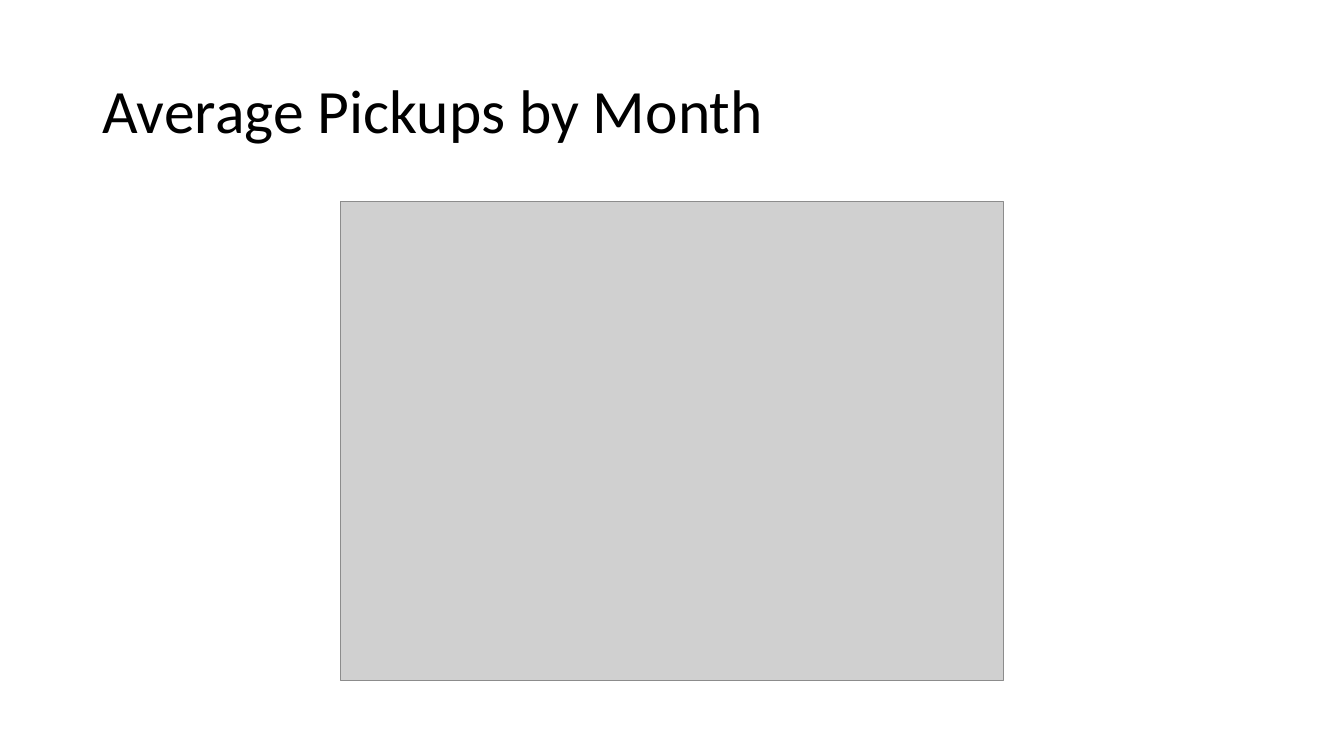
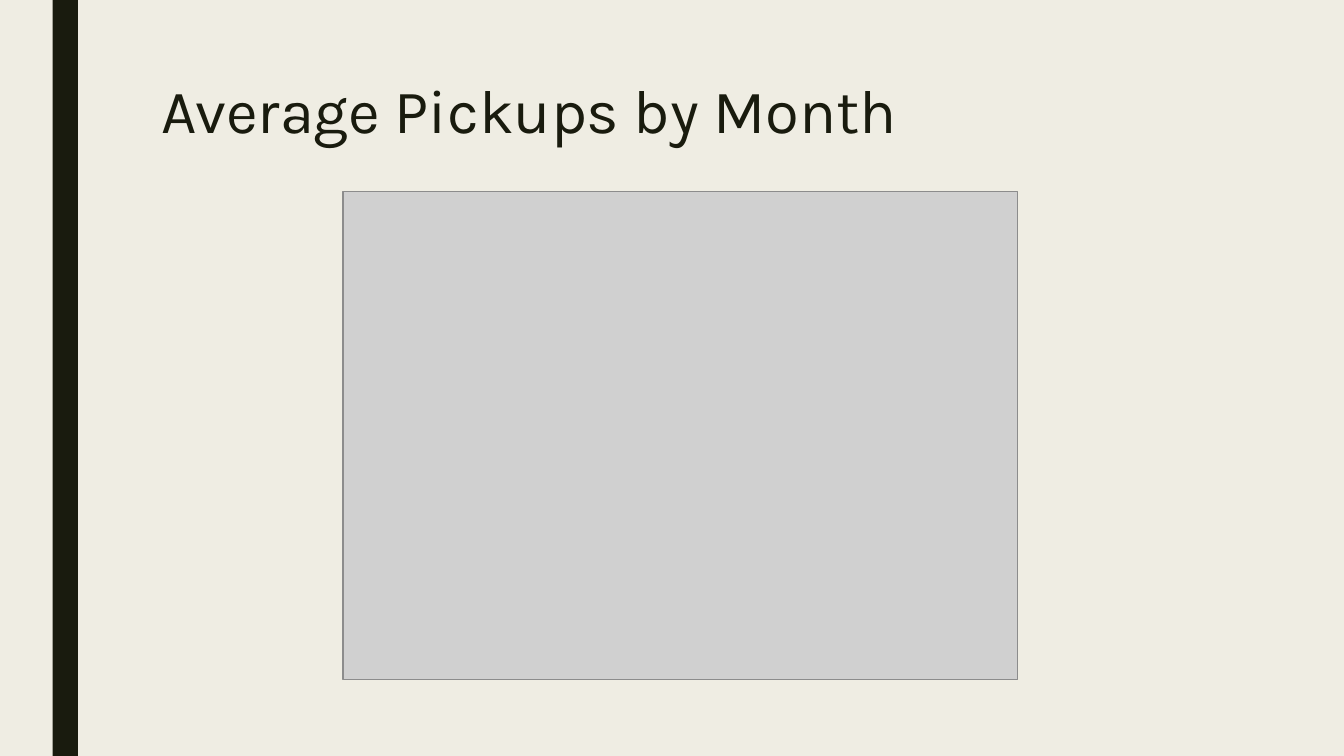
Before and after one commit to msabhi/mining-uber-dataset, a slide deck: slide 7 of images/Presentation2.pptx (slide 5 before the commit). Drawn at 1344x756 pixels with LibreOffice and Linux fonts; fonts in the diff are those of the drawing; grey boxes stand for pictures. Boxes give left, top, right and bottom in pixels: in the first picture for what was removed or moved away, otherwise in the second. Text is boxed around its words. In the diff, an @@ line names an element or a change of style, - is before the commit and + after.

```diff
--- a/images/Presentation2.pptx
+++ b/images/Presentation2.pptx
@@ background #FFFFFF to #EFEDE3 @@
@@ rectangle added at bbox=[52, 0, 78, 756], fill #191B0E @@
@@ title "Average Pickups by Month": place and size @@
-title "Average Pickups by Month" at bbox=[102, 90, 763, 144]
+title "Average Pickups by Month" at bbox=[161, 90, 897, 148]
@@ title "Average Pickups by Month" at bbox=[161, 90, 897, 148]: font Calibri to Karla, text colour #000000 to #191B0E; line spacing 0.9 to 0.89; vertical alignment middle to top @@
@@ picture: place and size @@
-picture at bbox=[341, 202, 1003, 682]
+picture at bbox=[343, 192, 1017, 681]
```
Also in this commit, not shown: 8 other slides changed, 4 slides added.
